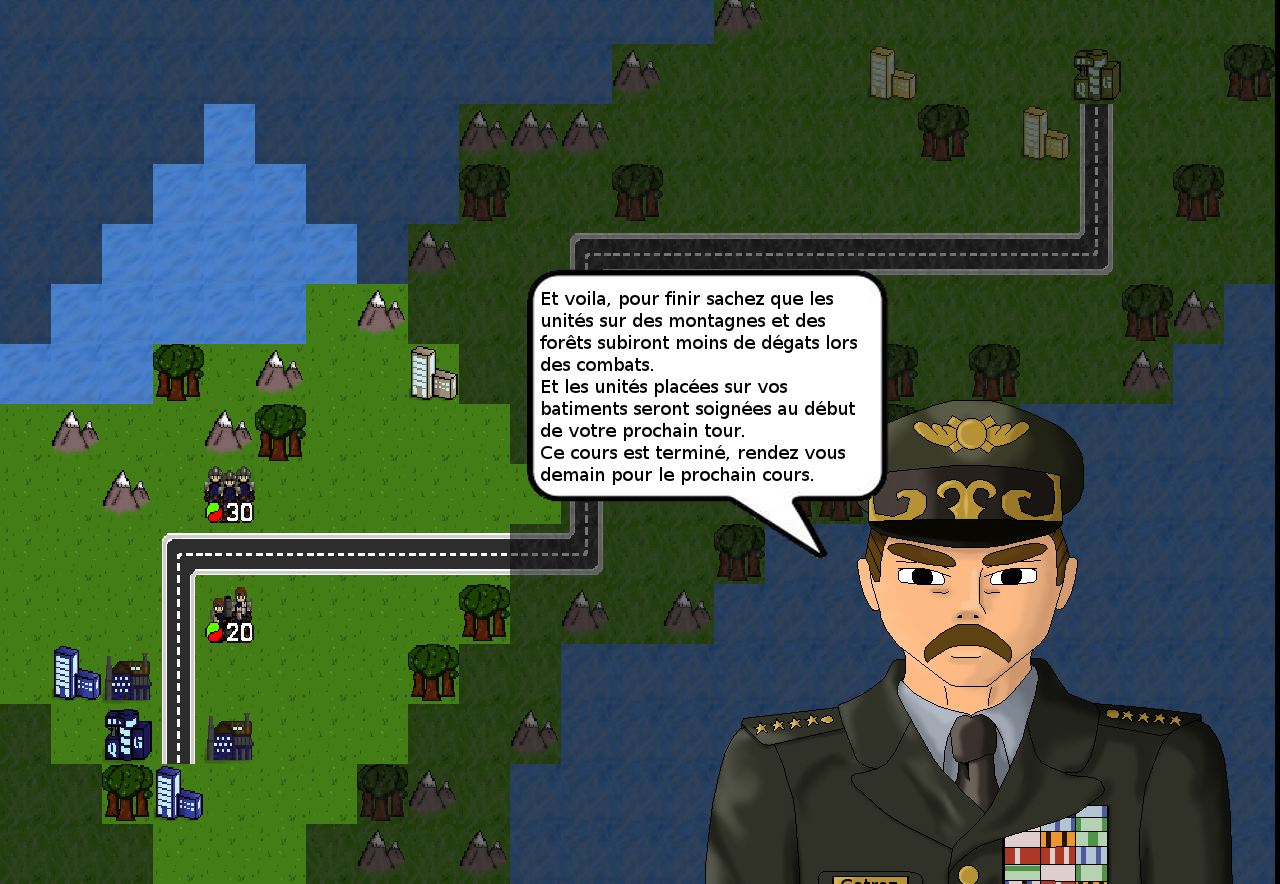
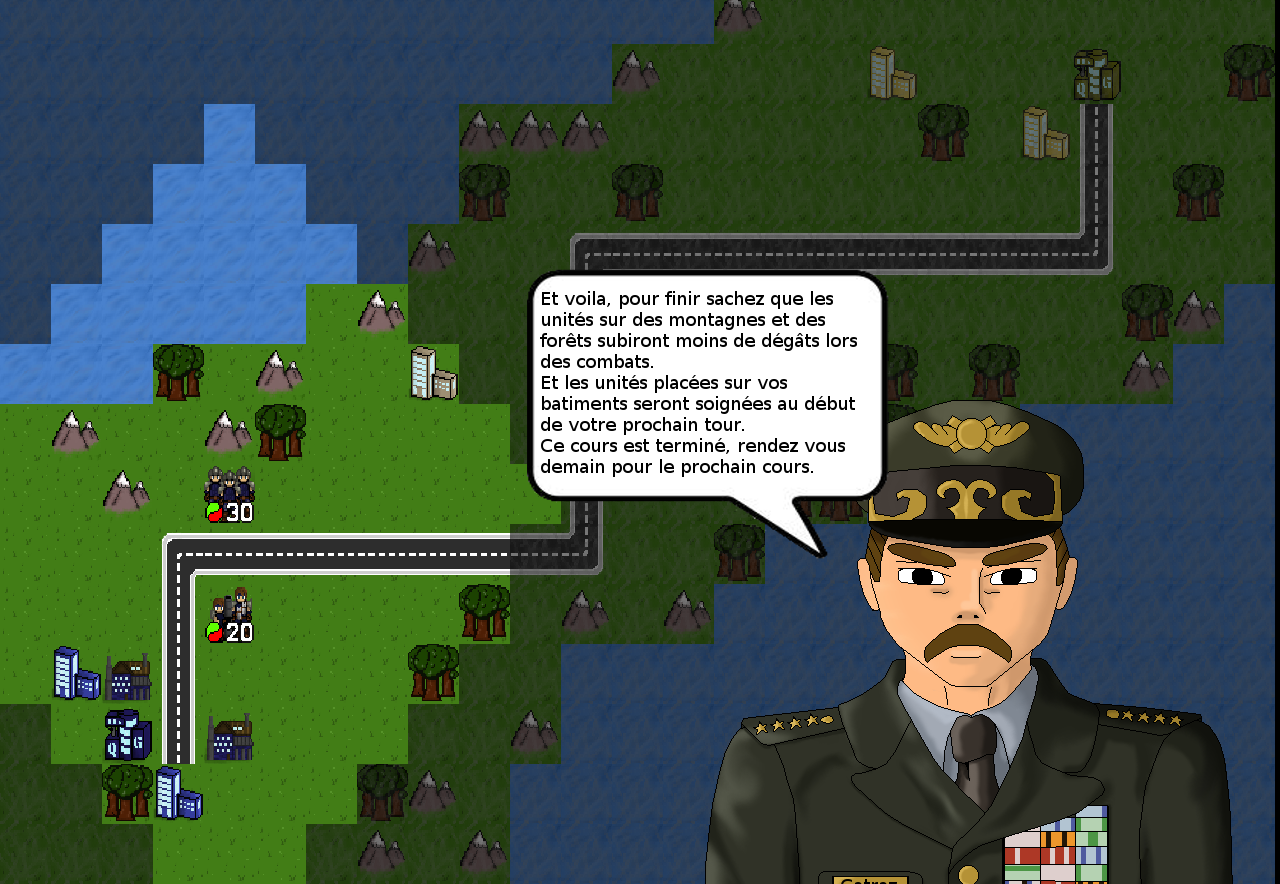
Revision of a layered 1280 x 884 image; what changed, layer by layer:
painted on "Et voila, pour finir sachez qu..." over [540, 291, 857, 485]
